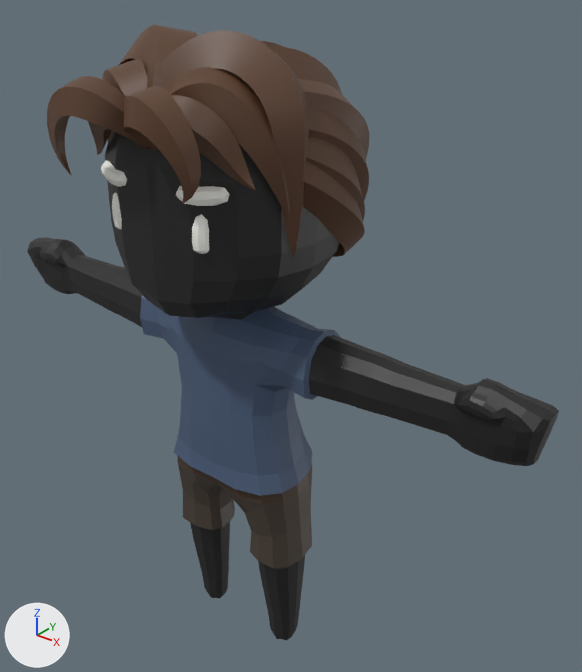
An edit to the glTF model src/assets/models/character-casual-male.glb, drawn before and after from the same camera.
The view is the same before and after, from a camera (50 mm lens) standing at (2.47, -2.65, 3.6) and looking at (0.18, 0.21, 1.83). The axes (+X, +Y, +Z) are drawn at lower left. The lights are the same throughout. The older version comes first.

Objects in the first picture: 'Body'.
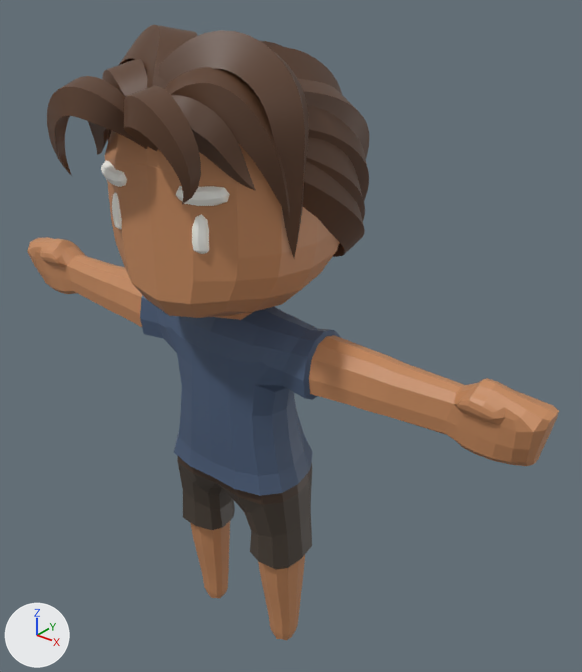
Where the change shows, as pixel boxes (x1, y1, x2, y2) in the pictures (582 x 672 px):
'Body', recoloured (black to brown): (27, 125, 559, 640) in both

The change in detail:
Material 'Skin' (mat_skin) changes colour from black #1f1f1f to orange #c68a5e; in linear values from (0.0134, 0.0134, 0.0134) to (0.565, 0.254, 0.112).
